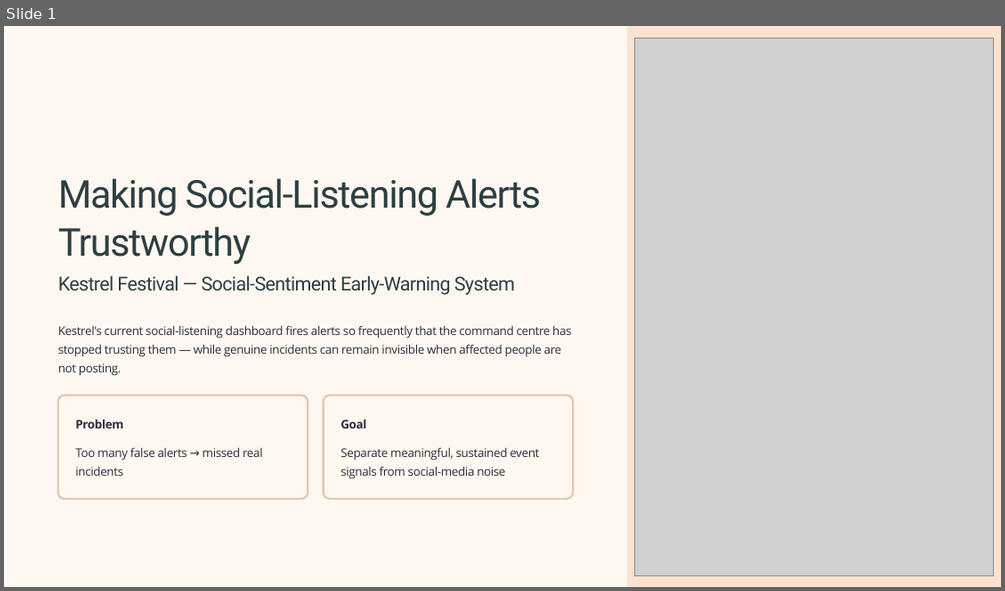
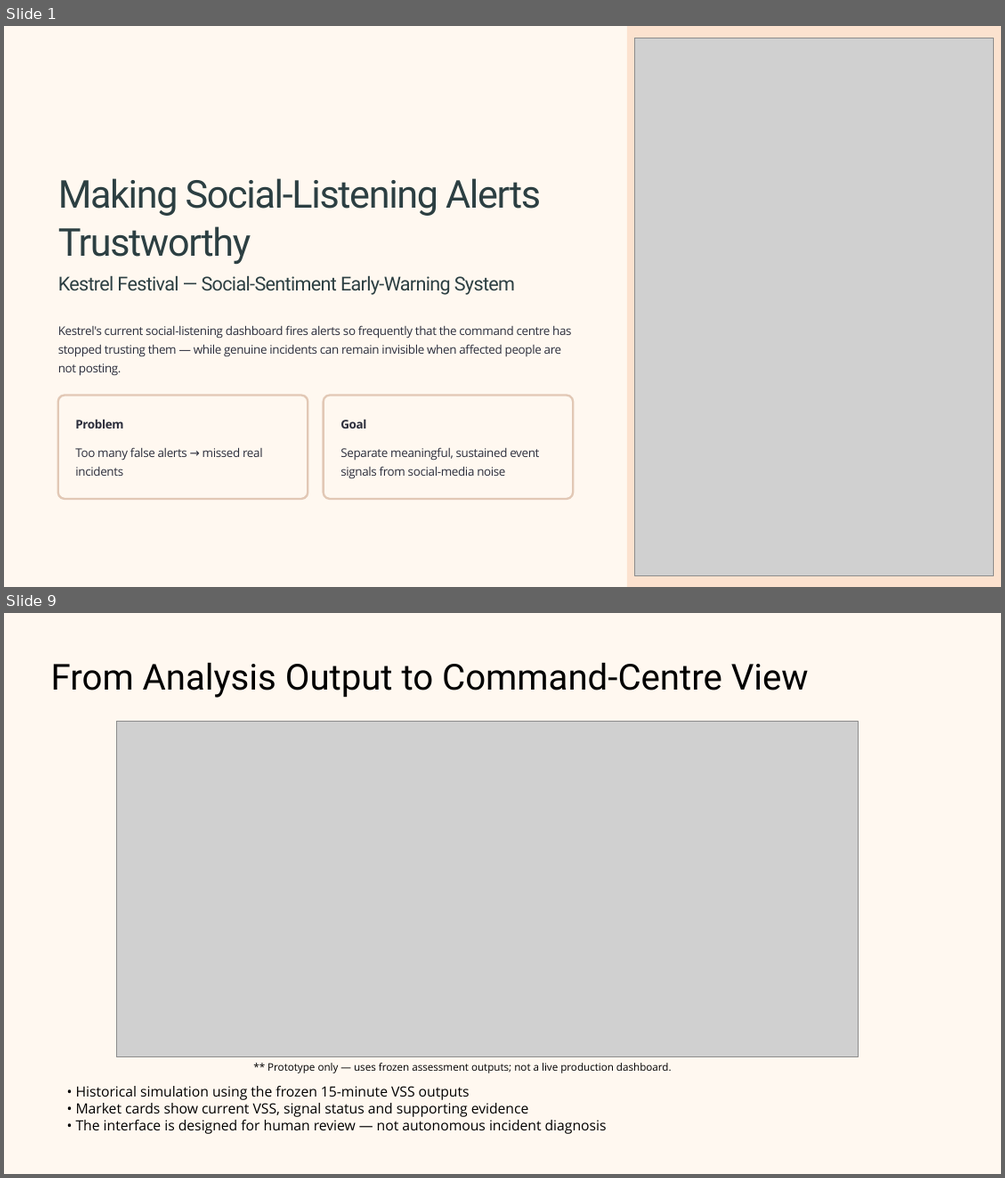
Before and after one commit to saipranathik/Tailwyndz-assignment, a slide deck: presentation/Tailwyndz PPT.pptx. Shown one above the other, each under a label of ours: slide 1 before the commit, slides 1 and 9 after it; the slides between them are not shown. The pictures are 1005x591 and 1005x1178 pixels, drawn with LibreOffice and Linux fonts; fonts in the diff are those of the drawing; grey boxes stand for pictures; background and template pictures are left out. Boxes give left, top, right and bottom in pixels: in the first picture for what was removed or moved away, otherwise in the second. Text is boxed around its words. In the diff, an @@ line names an element or a change of style, - is before the commit and + after.

```diff
--- a/presentation/Tailwyndz PPT.pptx
+++ b/presentation/Tailwyndz PPT.pptx
@@ slide 9 added at <box>4,613,1001,1174</box>, background #FFFFFF; not listed: 1 template element that a slide beside it also shows @@
@@ text added at <box>51,662,809,698</box>, 34.5 pt, text #000000 @@
+From Analysis Output to Command-Centre View
@@ picture added at <box>117,721,858,1057</box> @@
@@ text added at <box>267,1062,672,1073</box>, 10 pt, text #000000 @@
+** Prototype only — uses frozen assessment outputs; not a live production dashboard.
@@ text added at <box>76,1086,607,1134</box>, 13.5 pt, text #000000 @@
+• Historical simulation using the frozen 15-minute VSS outputs
+• Market cards show current VSS, signal status and supporting evidence
+• The interface is designed for human review — not autonomous incident diagnosis
@@ rectangle added at <box>906,1145,994,1169</box>, fill #FFF8F0, outline #FFF8F0 1 pt @@
```
Also in this commit, not shown: 9 slides changed.
